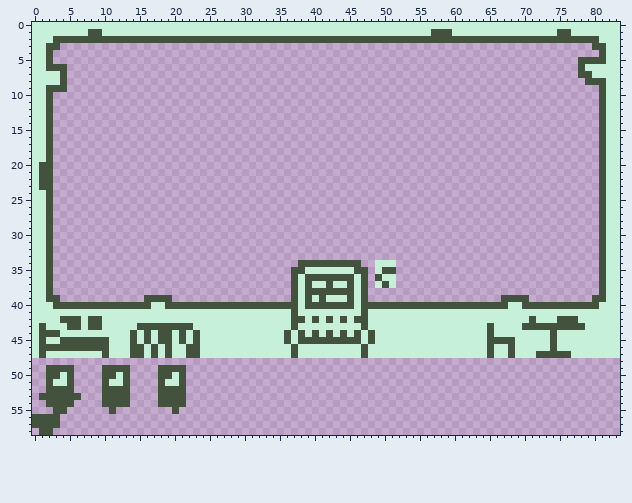
Sprite sheet: asset-bundles/spritesheet.png. Above, as it was before the edit.
The file is 84x59 pixels.
The same view after the edit:
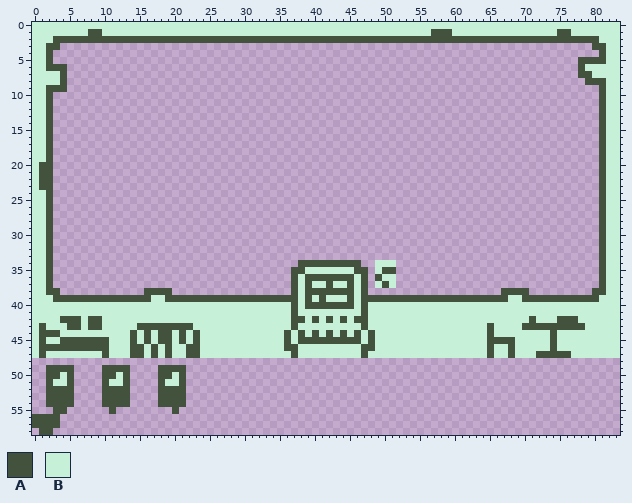
Palette (. is transparent): A #43523d  B #c7f0d8
From old to new:
{"y":38,"x":3,"old":".","new":"A"}
{"y":38,"x":16,"old":"....","new":"AAAA"}
{"y":38,"x":67,"old":"....","new":"AAAA"}
{"y":38,"x":80,"old":".","new":"A"}
{"y":39,"x":2,"old":"A","new":"B"}
{"y":39,"x":4,"old":"............","new":"AAAAAAAAAAAA"}
{"y":39,"x":17,"old":"AA","new":"BB"}
{"y":39,"x":20,"old":".................","new":"AAAAAAAAAAAAAAAAA"}
{"y":39,"x":48,"old":"...................","new":"AAAAAAAAAAAAAAAAAAA"}
{"y":39,"x":68,"old":"AA","new":"BB"}
{"y":39,"x":71,"old":".........","new":"AAAAAAAAA"}
{"y":39,"x":81,"old":"A","new":"B"}
{"y":40,"x":3,"old":"AAAAAAAAAAAAAA","new":"BBBBBBBBBBBBBB"}
{"y":40,"x":19,"old":"AAAAAAAAAAAAAAAAAA","new":"BBBBBBBBBBBBBBBBBB"}
{"y":40,"x":48,"old":"AAAAAAAAAAAAAAAAAAAA","new":"BBBBBBBBBBBBBBBBBBBB"}
{"y":40,"x":70,"old":"AAAAAAAAAAA","new":"BBBBBBBBBBB"}
{"y":46,"x":36,"old":"B","new":"A"}
{"y":46,"x":48,"old":"B","new":"A"}
{"y":53,"x":1,"old":"A","new":"."}
{"y":53,"x":6,"old":"A","new":"."}
{"label":"changed","picture_box":[46,288,291,309]}
{"label":"changed","picture_box":[368,288,606,309]}
{"label":"changed","picture_box":[284,344,291,351]}
{"label":"changed","picture_box":[368,344,375,351]}
{"label":"erased","picture_box":[39,393,46,400]}
{"label":"erased","picture_box":[74,393,81,400]}
